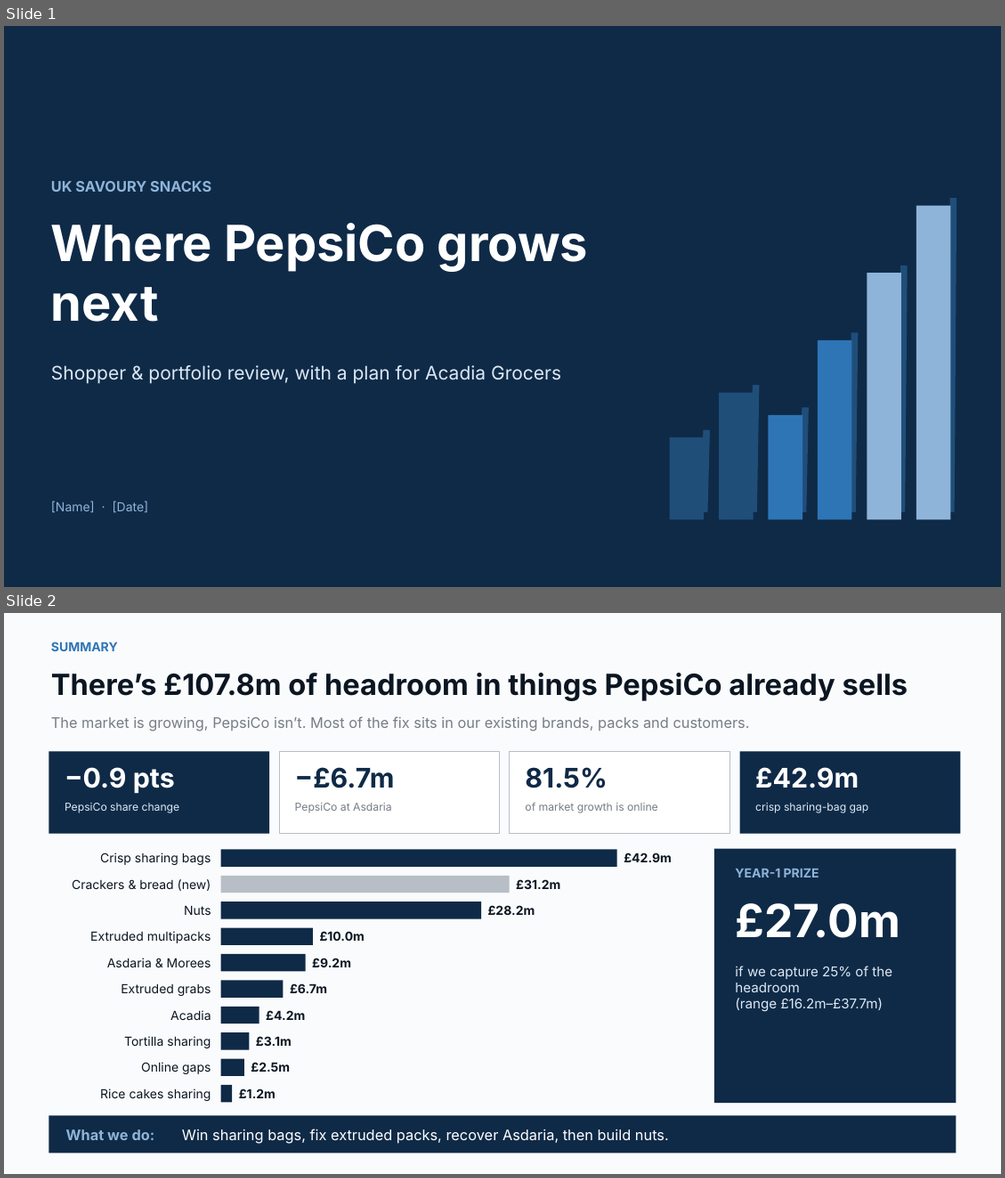
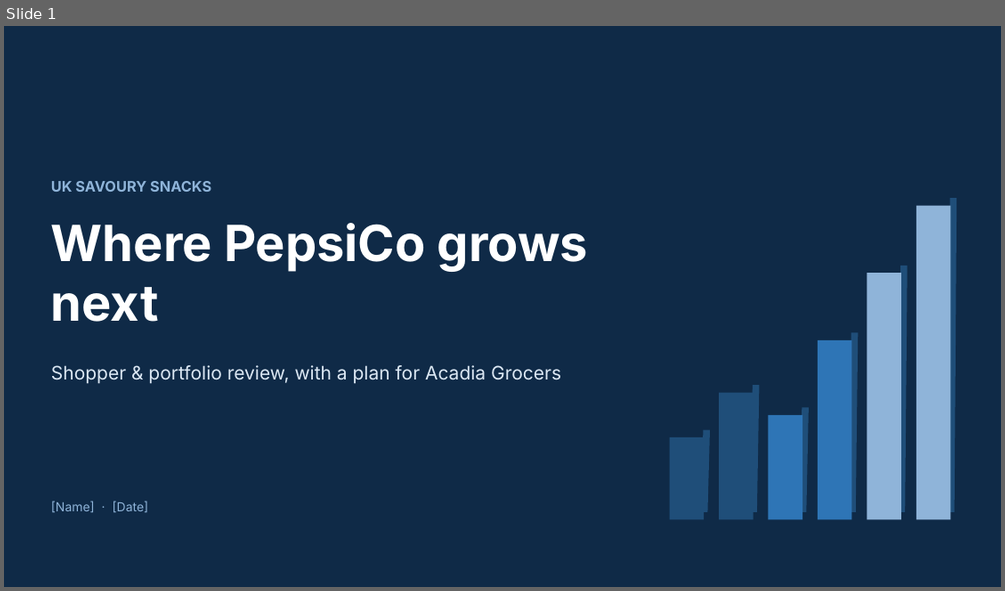
Before and after one commit to harshjunekumar/test-sample, a slide deck: pepsico_savoury_case/UK_Savoury_Growth_Story.pptx. Shown one above the other, each under a label of ours: slides 1 and 2 before the commit, slide 1 after it. The pictures are 1005x1178 and 1005x591 pixels, drawn with LibreOffice and Linux fonts; fonts in the diff are those of the drawing. Boxes give left, top, right and bottom in pixels: in the first picture for what was removed or moved away, otherwise in the second. Text is boxed around its words. In the diff, an @@ line names an element or a change of style, - is before the commit and + after.

```diff
--- a/pepsico_savoury_case/UK_Savoury_Growth_Story.pptx
+++ b/pepsico_savoury_case/UK_Savoury_Growth_Story.pptx
@@ slide 2 removed at [4,613,1001,1174], background #FFFFFF @@
@@ rectangle removed at [4,613,1001,1174] @@
@@ text removed at [51,641,118,651] @@
-SUMMARY
@@ text removed at [51,673,908,701] @@
-There’s £107.8m of headroom in things PepsiCo already sells
@@ text removed at [51,716,750,731] @@
-The market is growing, PepsiCo isn’t. Most of the fix sits in our existing brands, packs and customers.
@@ rectangle removed at [48,751,269,834] @@
@@ text removed at [65,767,175,794] @@
-−0.9 pts
@@ rectangle removed at [279,751,500,834] @@
@@ text removed at [295,767,395,788] @@
-−£6.7m
@@ rectangle removed at [510,751,730,834] @@
@@ text removed at [525,767,607,788] @@
-81.5%
@@ rectangle removed at [740,751,961,834] @@
@@ text removed at [755,767,858,788] @@
-£42.9m
@@ text removed at [65,803,180,813] @@
-PepsiCo share change
@@ text removed at [295,803,392,812] @@
-PepsiCo at Asdaria
@@ text removed at [525,803,658,813] @@
-of market growth is online
@@ text removed at [755,803,869,813] @@
-crisp sharing-bag gap
@@ rectangle removed at [714,849,956,1103] @@
@@ text removed at [735,868,819,877] @@
-YEAR-1 PRIZE
@@ text removed at [735,903,900,938] @@
-£27.0m
@@ text removed at [735,965,892,1012] @@
-if we capture 25% of the headroom
-(range £16.2m–£37.7m)
@@ group removed at [72,850,672,1102]: 20 texts, 10 rectangles @@
-Crisp sharing bags
-£42.9m
-Crackers & bread (new)
-£31.2m
-Nuts
-£28.2m
-Extruded multipacks
-£10.0m
-Asdaria & Morees
-£9.2m
-Extruded grabs
-£6.7m
-Acadia
-£4.2m
-Tortilla sharing
-£3.1m
-Online gaps
-£2.5m
-Rice cakes sharing
-£1.2m
@@ rectangle removed at [48,1116,956,1153] @@
@@ text removed at [66,1129,155,1140] @@
-What we do:
@@ text removed at [182,1128,669,1143] @@
-Win sharing bags, fix extruded packs, recover Asdaria, then build nuts.
```
Also in this commit, not shown: 9 slides changed, 4 slides added, 2 other slides removed, 1 other file.
